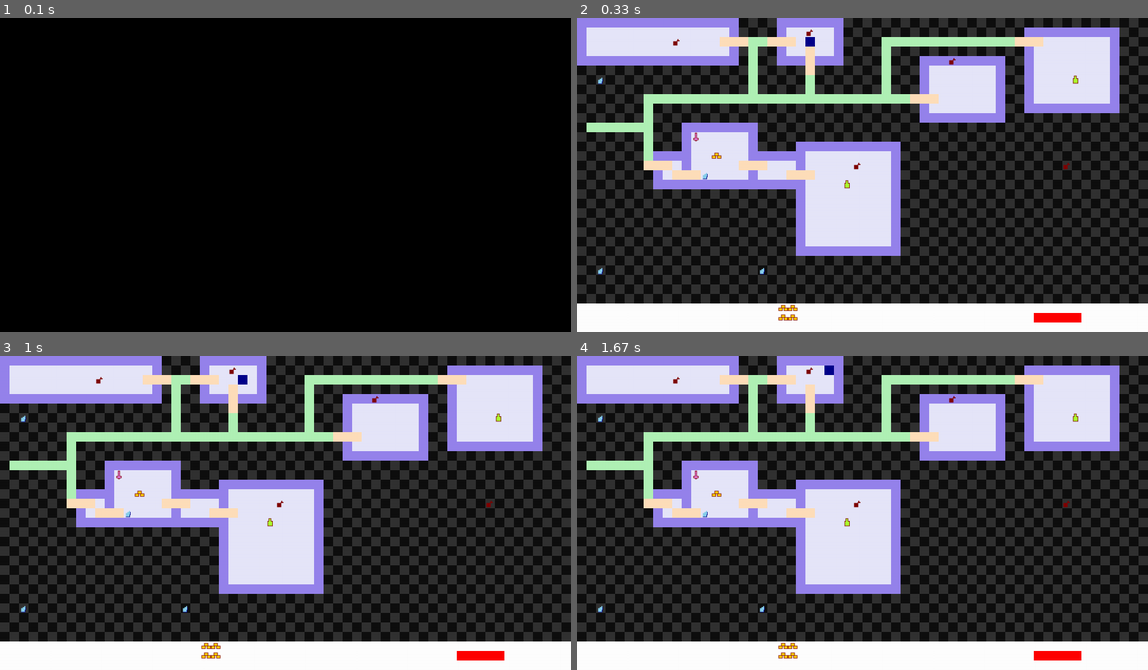
Above: before the commit, frames 1-4 (two rows, left to right).
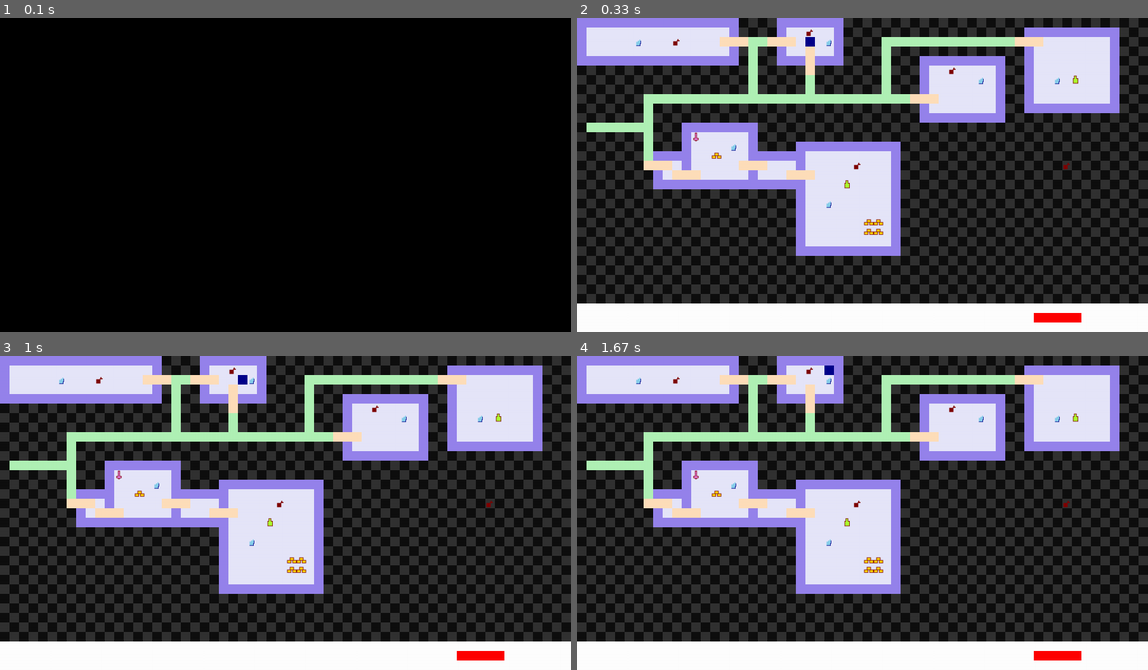
Above: after the commit, the same moments.

Repository: alice-ch/AP_Hackathon
Game: pygame game, started from main.py
The game is run twice, just before and just after one commit, with the same random seed, the same clock (stepped at 60 frames per second) and the same inputs.
Inputs:
- Up to frame 1 (0.1 s): no input
- Up to frame 2 (0.33 s): no input
- Up to frame 3 (1 s): hold Right 0.33-0.8 s; hold Up from 0.83 s (still down)
- Up to frame 4 (1.67 s): release Up at 1.27 s; hold Right from 1.3 s (still down)

Frame 1 is identical in both runs. In frame 2, 0.4% of the frame differs, in the area x 3-85%, y 6-97%; in frame 3, 0.4%; in frame 4, 0.4%.

Commit message:
esclavage

Diff:
--- a/main.py
+++ b/main.py
@@ -46,7 +46,7 @@
 
 WEAPON=[(12,12)]
 
-FOOD=[(10,2),(24,1),(39,4),(51,15),(29,15)]
+FOOD=[(10,2),(24,1),(39,5),(51,15),(29,15)]
 
 WATER=[(6,2),(26,2),(42,6),(50,6),(16,13),(26,19)]
 
@@ -152,12 +152,12 @@
             a,b=WATER[i]
             x = a * TILES_SIZE
             y = b * TILES_SIZE
-            rect1 = pygame.Rect(y + 4, x + 9, 7, 7)
-            rect2 = pygame.Rect(y + 7, x + 7, 5, 5)
-            rect3 = pygame.Rect(y + 10, x + 5, 2, 2)
-            rect01 = pygame.Rect(y + 4, x + 9, 8, 8)
-            rect02 = pygame.Rect(y + 7, x + 7, 6, 6)
-            rect03 = pygame.Rect(y + 9, x + 8, 3, 3)
+            rect1 = pygame.Rect(x + 4, y + 9, 7, 7)
+            rect2 = pygame.Rect(x + 7, y + 7, 5, 5)
+            rect3 = pygame.Rect(x + 10, y + 5, 2, 2)
+            rect01 = pygame.Rect(x + 4, y + 9, 8, 8)
+            rect02 = pygame.Rect(x + 7, y + 7, 6, 6)
+            rect03 = pygame.Rect(x + 9, y + 8, 3, 3)
             pygame.draw.rect(self.screen,(0, 0, 139),rect01)
             pygame.draw.rect(self.screen,(0, 0, 139),rect02)
             pygame.draw.rect(self.screen,(0, 0, 139),rect03)
@@ -184,12 +184,12 @@
             a,b=MONEY[i]
             x = a * TILES_SIZE
             y = b * TILES_SIZE
-            rect1 = pygame.Rect(y + 4, x + 9, 6, 4)
-            rect2 = pygame.Rect(y + 9, x + 4, 6, 4)
-            rect3 = pygame.Rect(y + 14, x + 9, 6, 4)
-            rect01 = pygame.Rect(y + 3, x + 8, 8, 6)
-            rect02 = pygame.Rect(y + 8, x + 3, 8, 6)
-            rect03 = pygame.Rect(y + 13, x + 8, 8, 6)
+            rect1 = pygame.Rect(x + 4, y + 9, 6, 4)
+            rect2 = pygame.Rect(x + 9, y + 4, 6, 4)
+            rect3 = pygame.Rect(x + 14, y + 9, 6, 4)
+            rect01 = pygame.Rect(x + 3, y + 8, 8, 6)
+            rect02 = pygame.Rect(x + 8, y + 3, 8, 6)
+            rect03 = pygame.Rect(x + 13, y + 8, 8, 6)
             pygame.draw.rect(self.screen,FOOD_COLOUR,rect01)
             pygame.draw.rect(self.screen,FOOD_COLOUR,rect02)
             pygame.draw.rect(self.screen,FOOD_COLOUR,rect03)
